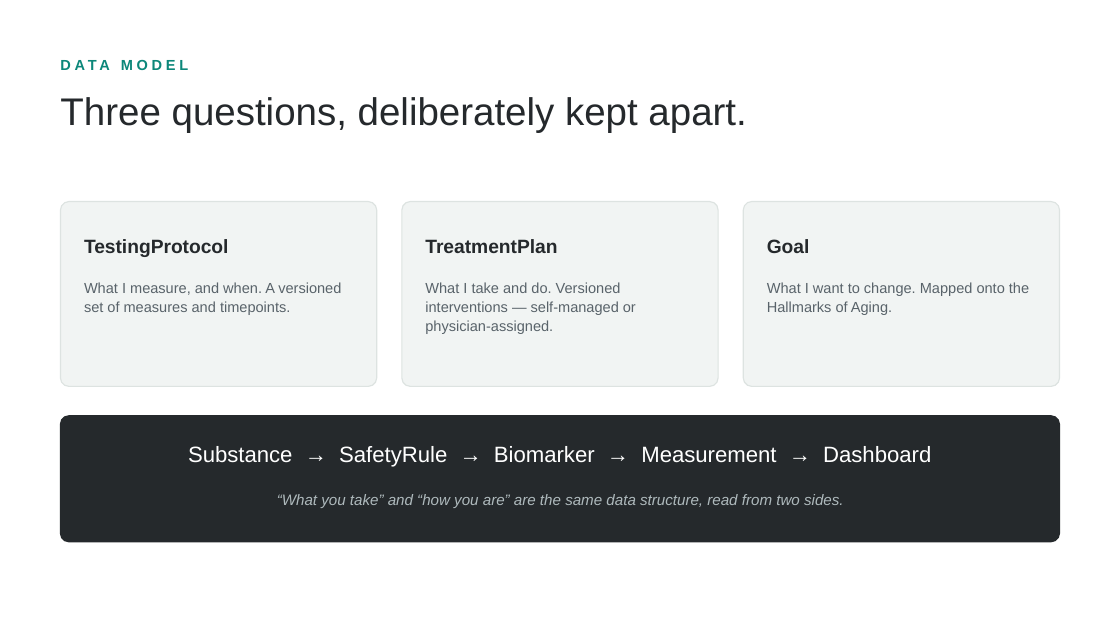
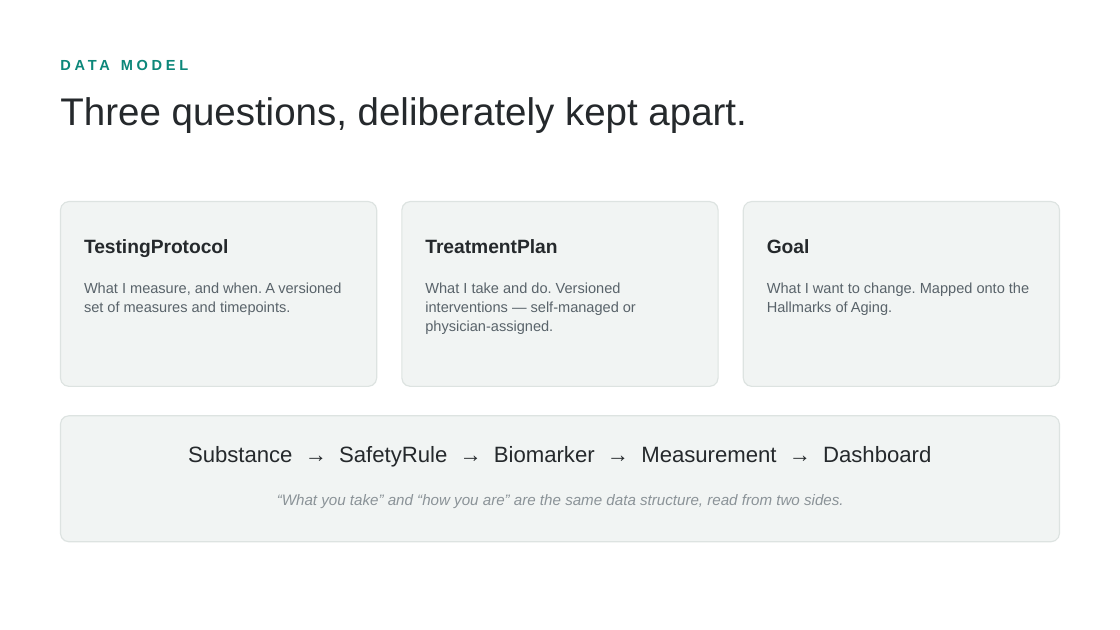
Before and after one commit to hackingbiology/biohackit, a slide deck: slide 7 of docs/presentation/biohackit-deck.pptx. Drawn at 1120x630 pixels with LibreOffice and Linux fonts; fonts in the diff are those of the drawing. Boxes give left, top, right and bottom in pixels: in the first picture for what was removed or moved away, otherwise in the second. Text is boxed around its words. In the diff, an @@ line names an element or a change of style, - is before the commit and + after.

```diff
--- a/docs/presentation/biohackit-deck.pptx
+++ b/docs/presentation/biohackit-deck.pptx
@@ rounded rectangle at <box>60,416,1060,542</box>: fill #25292C to #F1F4F3; outline #25292C 1 pt to #DDE3E1 1 pt @@
@@ text "Substance → SafetyRule → Biomarker ..." at <box>188,446,931,467</box>: text colour #FFFFFF to #25292C @@
@@ text "“What you take” and “how ..." at <box>277,494,844,508</box>: text colour #AEB9BC to #8B9398 @@
```
Also in this commit, not shown: 2 other slides changed, 9 other files.
